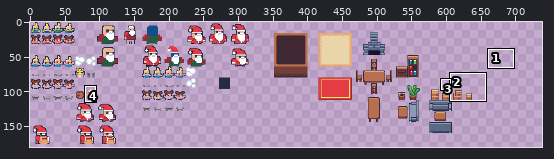
Two versions of one pixel-art file, Aseprite/wip.aseprite. Above, an overview of the earlier version with the close-up marked.
Close-up. Old version:
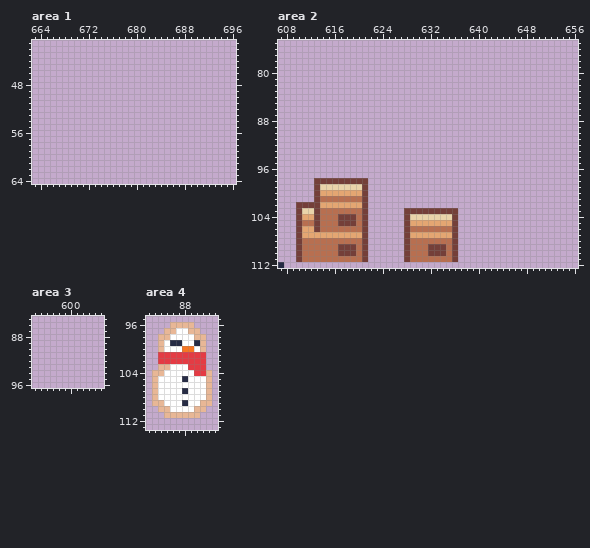
800x800 pixels, 1 frame. Shown: area 1: x 663..696, y 41..64; area 2: x 607..656, y 75..112; area 3: x 594..605, y 85..96; area 4: x 82..93, y 95..113. The wide view leaves out empty margins. The commit also changed other parts of the picture, which this record leaves out.
Now the later version:
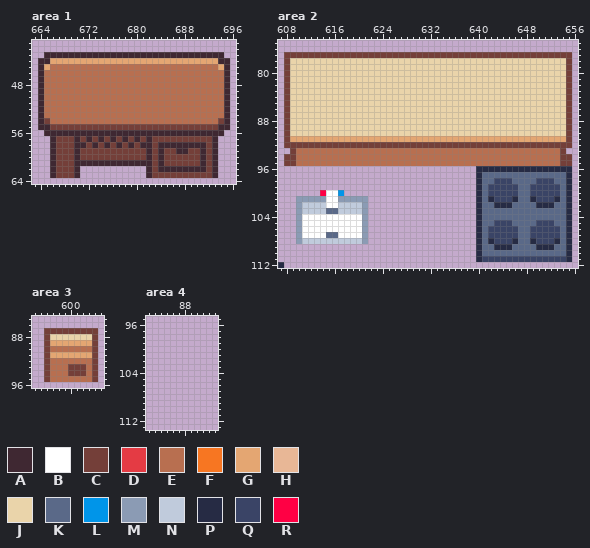
Palette (. is transparent): A #3f2832  B #ffffff  C #743f39  D #e43b44  E #b86f50  F #f77622  G #e4a672  H #e8b796  J #ead4aa  K #5a6988  L #0095e9  M #8b9bb4  N #c0cbdc  P #262b44  Q #3a4466  R #ff0044
The exact change:
--- area 1, layer "Layer 1"
@@ x 663..696 @@
 42 ..................................
-43 ..................................
-44 ..................................
-45 ..................................
-46 ..................................
-47 ..................................
-48 ..................................
-49 ..................................
-50 ..................................
-51 ..................................
-52 ..................................
-53 ..................................
-54 ..................................
-55 ..................................
-56 ..................................
-57 ..................................
-58 ..................................
-59 ..................................
-60 ..................................
-61 ..................................
-62 ..................................
-63 ..................................
+43 ..AAAAAAAAAAAAAAAAAAAAAAAAAAAAAA..
+44 .AAGGGGGGGGGGGGGGGGGGGGGGGGGGGGAA.
+45 .AGEEEEEEEEEEEEEEEEEEEEEEEEEEEEGA.
+46 .AEEEEEEEEEEEEEEEEEEEEEEEEEEEEEEA.
+47 .AEEEEEEEEEEEEEEEEEEEEEEEEEEEEEEA.
+48 .AEEEEEEEEEEEEEEEEEEEEEEEEEEEEEEA.
+49 .AEEEEEEEEEEEEEEEEEEEEEEEEEEEEEEA.
+50 .AEEEEEEEEEEEEEEEEEEEEEEEEEEEEEEA.
+51 .AEEEEEEEEEEEEEEEEEEEEEEEEEEEEEEA.
+52 .AEEEEEEEEEEEEEEEEEEEEEEEEEEEEEEA.
+53 .AEEEEEEEEEEEEEEEEEEEEEEEEEEEEEEA.
+54 .ACEEEEEEEEEEEEEEEEEEEEEEEEEEEECA.
+55 .AACCCCCCCCCCCCCCCCCCCCCCCCCCCCAA.
+56 ..AAAAAAAAAAAAAAAAAAAAAAAAAAAAAA..
+57 ...ACCCACACACACACACACCCCCCCCCCA...
+58 ...ACCCAACACACACACAACAAAAAAAACA...
+59 ...ACCCACCCCCCCCCCCACACCAACCACA...
+60 ...ACCCACCCCCCCCCCCACACCCCCCACA...
+61 ...ACCCAAAAAAAAAAAAACACCCCCCACA...
+62 ...ACCCA...........ACAAAAAAAACA...
+63 ...ACCCA...........ACCCCCCCCCCA...
 64 ..................................
--- area 2, layer "Layer 1"
@@ x 607..656 @@
  76 ..................................................
- 77 ..................................................
- 78 ..................................................
- 79 ..................................................
- 80 ..................................................
- 81 ..................................................
- 82 ..................................................
- 83 ..................................................
- 84 ..................................................
- 85 ..................................................
- 86 ..................................................
- 87 ..................................................
- 88 ..................................................
- 89 ..................................................
- 90 ..................................................
- 91 ..................................................
- 92 ..................................................
- 93 ..................................................
- 94 ..................................................
- 95 ..................................................
- 96 ..................................................
- 97 ..................................................
- 98 ......CCCCCCCCC...................................
- 99 ......CJJJJJJJC...................................
-100 ......CGGGGGGGC...................................
-101 ......CEEEEEEEC...................................
-102 ...CCCCGGGGGGGC...................................
-103 ...CJJCEEEEEEEC......CCCCCCCCC....................
-104 ...CGGCEEECCCEC......CJJJJJJJC....................
-105 ...CEECEEECCCEC......CGGGGGGGC....................
-106 ...CGGCEEEEEEEC......CEEEEEEEC....................
-107 ...CGGGGGGGGGGC......CGGGGGGGC....................
-108 ...CEEEEEEEEEEC......CEEEEEEEC....................
-109 ...CEEEEEECCCEC......CEEECCCEC....................
-110 ...CEEEEEECCCEC......CEEECCCEC....................
-111 ...CEEEEEEEEEEC......CEEEEEEEC....................
+ 77 .CCCCCCCCCCCCCCCCCCCCCCCCCCCCCCCCCCCCCCCCCCCCCCCC.
+ 78 .CJJJJJJJJJJJJJJJJJJJJJJJJJJJJJJJJJJJJJJJJJJJJJJC.
+ 79 .CJJJJJJJJJJJJJJJJJJJJJJJJJJJJJJJJJJJJJJJJJJJJJJC.
+ 80 .CJJJJJJJJJJJJJJJJJJJJJJJJJJJJJJJJJJJJJJJJJJJJJJC.
+ 81 .CJJJJJJJJJJJJJJJJJJJJJJJJJJJJJJJJJJJJJJJJJJJJJJC.
+ 82 .CJJJJJJJJJJJJJJJJJJJJJJJJJJJJJJJJJJJJJJJJJJJJJJC.
+ 83 .CJJJJJJJJJJJJJJJJJJJJJJJJJJJJJJJJJJJJJJJJJJJJJJC.
+ 84 .CJJJJJJJJJJJJJJJJJJJJJJJJJJJJJJJJJJJJJJJJJJJJJJC.
+ 85 .CJJJJJJJJJJJJJJJJJJJJJJJJJJJJJJJJJJJJJJJJJJJJJJC.
+ 86 .CJJJJJJJJJJJJJJJJJJJJJJJJJJJJJJJJJJJJJJJJJJJJJJC.
+ 87 .CJJJJJJJJJJJJJJJJJJJJJJJJJJJJJJJJJJJJJJJJJJJJJJC.
+ 88 .CJJJJJJJJJJJJJJJJJJJJJJJJJJJJJJJJJJJJJJJJJJJJJJC.
+ 89 .CJJJJJJJJJJJJJJJJJJJJJJJJJJJJJJJJJJJJJJJJJJJJJJC.
+ 90 .CJJJJJJJJJJJJJJJJJJJJJJJJJJJJJJJJJJJJJJJJJJJJJJC.
+ 91 .CGGGGGGGGGGGGGGGGGGGGGGGGGGGGGGGGGGGGGGGGGGGGGGC.
+ 92 .CCCCCCCCCCCCCCCCCCCCCCCCCCCCCCCCCCCCCCCCCCCCCCCC.
+ 93 ..CEEEEEEEEEEEEEEEEEEEEEEEEEEEEEEEEEEEEEEEEEEEEC..
+ 94 .CCEEEEEEEEEEEEEEEEEEEEEEEEEEEEEEEEEEEEEEEEEEEECC.
+ 95 .CCEEEEEEEEEEEEEEEEEEEEEEEEEEEEEEEEEEEEEEEEEEEECC.
+ 96 .................................PPPPPPPPPPPPPPPP.
+ 97 .................................PKKKKKKKKKKKKKKP.
+ 98 .................................PKKQQQKKKKQQQKKP.
+ 99 .................................PKQQQQQKKQQQQQKP.
+100 .......RBBL......................PKQQQQQKKQQQQQKP.
+101 ...MMMMMBBMMMMM..................PKPQQQPKKPQQQPKP.
+102 ...MNNNNBBNNNNM..................PKKPPPKKKKPPPKKP.
+103 ...MNNNNKKNNNNM..................PKKKKKKKKKKKKKKP.
+104 ...MBBBBBBBBBBM..................PKKKKKKKKKKKKKKP.
+105 ...MBBBBBBBBBBM..................PKKQQQKKKKQQQKKP.
+106 ...MBBBBBBBBBBM..................PKQQQQQKKQQQQQKP.
+107 ...MBBBBKKBBBBM..................PKQQQQQKKQQQQQKP.
+108 ...MNNNNNNNNNNM..................PKPQQQPKKPQQQPKP.
+109 .................................PKKPPPKKKKPPPKKP.
+110 .................................PKKKKKKKKKKKKKKP.
+111 .................................PQQQQQQQQQQQQQQP.
 112 P.................................................
--- area 3, layer "Layer 1"
@@ x 594..605 @@
 86 ............
-87 ............
-88 ............
-89 ............
-90 ............
-91 ............
-92 ............
-93 ............
-94 ............
-95 ............
+87 ..CCCCCCCCC.
+88 ..CJJJJJJJC.
+89 ..CGGGGGGGC.
+90 ..CEEEEEEEC.
+91 ..CGGGGGGGC.
+92 ..CEEEEEEEC.
+93 ..CEEECCCEC.
+94 ..CEEECCCEC.
+95 ..CEEEEEEEC.
 96 ............
--- area 4, layer "Layer 1"
@@ x 82..93 @@
  95 ............
- 96 ....HHHH....
- 97 ...HHBBHH...
- 98 ..HHBBBBHH..
- 99 ..HBPPBBPH..
-100 ..HBBBFFBH..
-101 ..DDDDDDDD..
-102 ..DDDDDDDD..
-103 ..HHBBBDDD..
-104 .HHBBBBBDDH.
-105 .HBBBBPBBBH.
-106 .HBBBBBBBBH.
-107 .HBBBBPBBBH.
-108 .HBBBBBBBBH.
-109 .HHBBBPBBHH.
-110 ..HHBBBBHH..
-111 ...HHHHHH...
+ 96 ............
+ 97 ............
+ 98 ............
+ 99 ............
+100 ............
+101 ............
+102 ............
+103 ............
+104 ............
+105 ............
+106 ............
+107 ............
+108 ............
+109 ............
+110 ............
+111 ............
 112 ............
Changed places in both close-ups, as pixel boxes (x1, y1, x2, y2):
added: (38, 52, 230, 178)
changed: (284, 52, 572, 262)
added: (44, 328, 98, 382)
erased: (152, 322, 212, 418)
